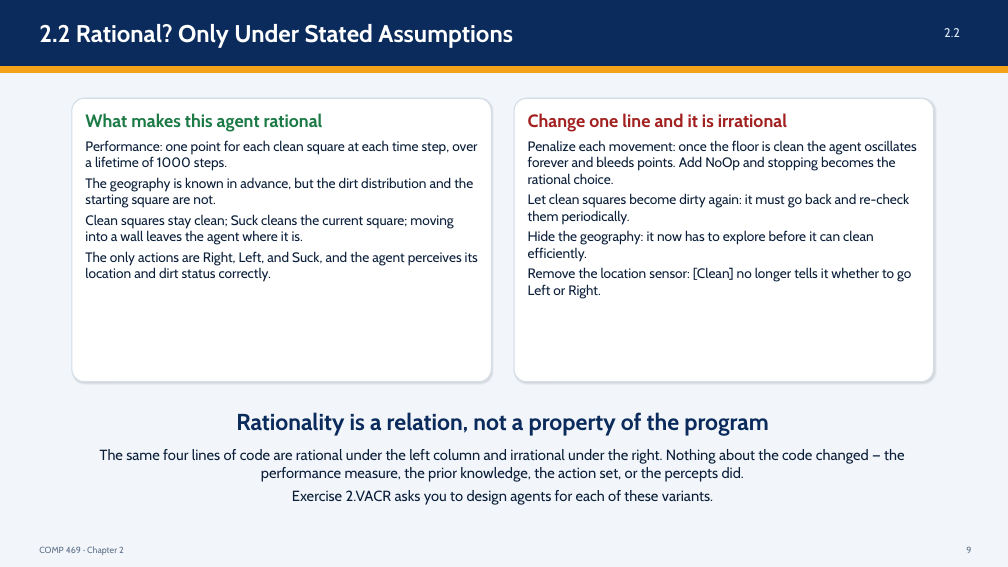
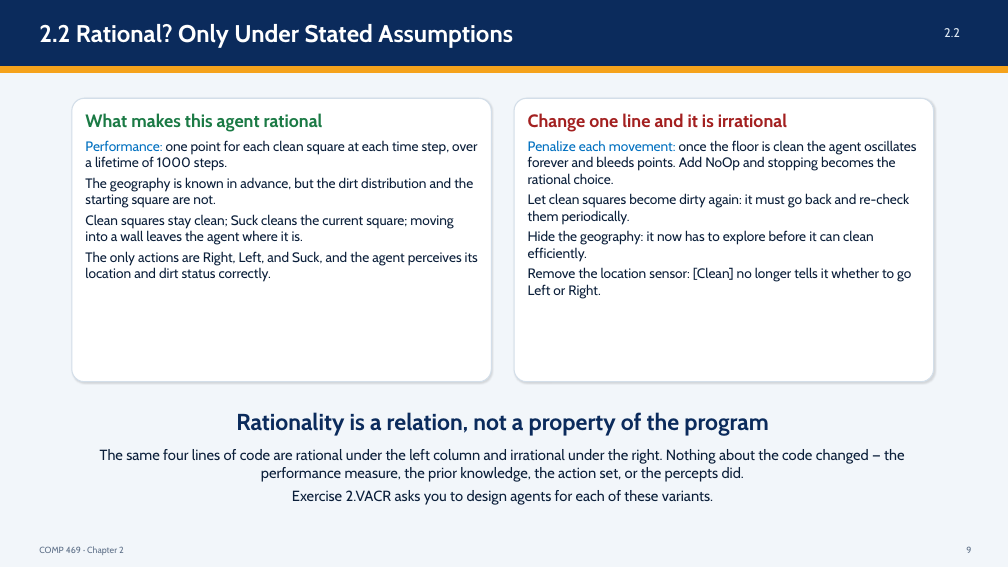
Before and after one commit to DrNatas/Comp_469, a slide deck: slide 10 of Fall 2026/L02 - Intelligent Agents/Chapter 2 - Intelligent Agents.pptx (slide 9 before the commit). Drawn at 1008x567 pixels with LibreOffice and Linux fonts; fonts in the diff are those of the drawing. Boxes give left, top, right and bottom in pixels: in the first picture for what was removed or moved away, otherwise in the second. Text is boxed around its words. In the diff, an @@ line names an element or a change of style, - is before the commit and + after.

Commit message:
Update Chapter 2 presentation for Intelligent Agents

```diff
--- a/Fall 2026/L02 - Intelligent Agents/Chapter 2 - Intelligent Agents.pptx
+++ b/Fall 2026/L02 - Intelligent Agents/Chapter 2 - Intelligent Agents.pptx
@@ text at (x1=85, y1=140, x2=477, y2=171): text colour #0B1F3A to #0070C0 in "Performance:" @@
@@ text at (x1=528, y1=140, x2=916, y2=184): text colour #0B1F3A to #0070C0 in "Penalize each movement:" @@
```
Also in this commit, not shown: 2 other slides changed, 1 slide added.
